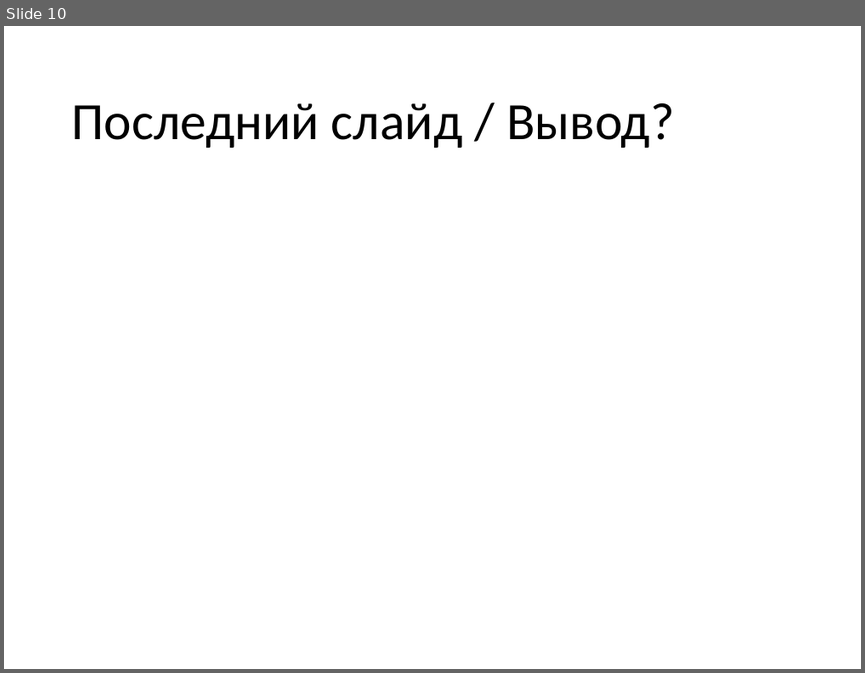
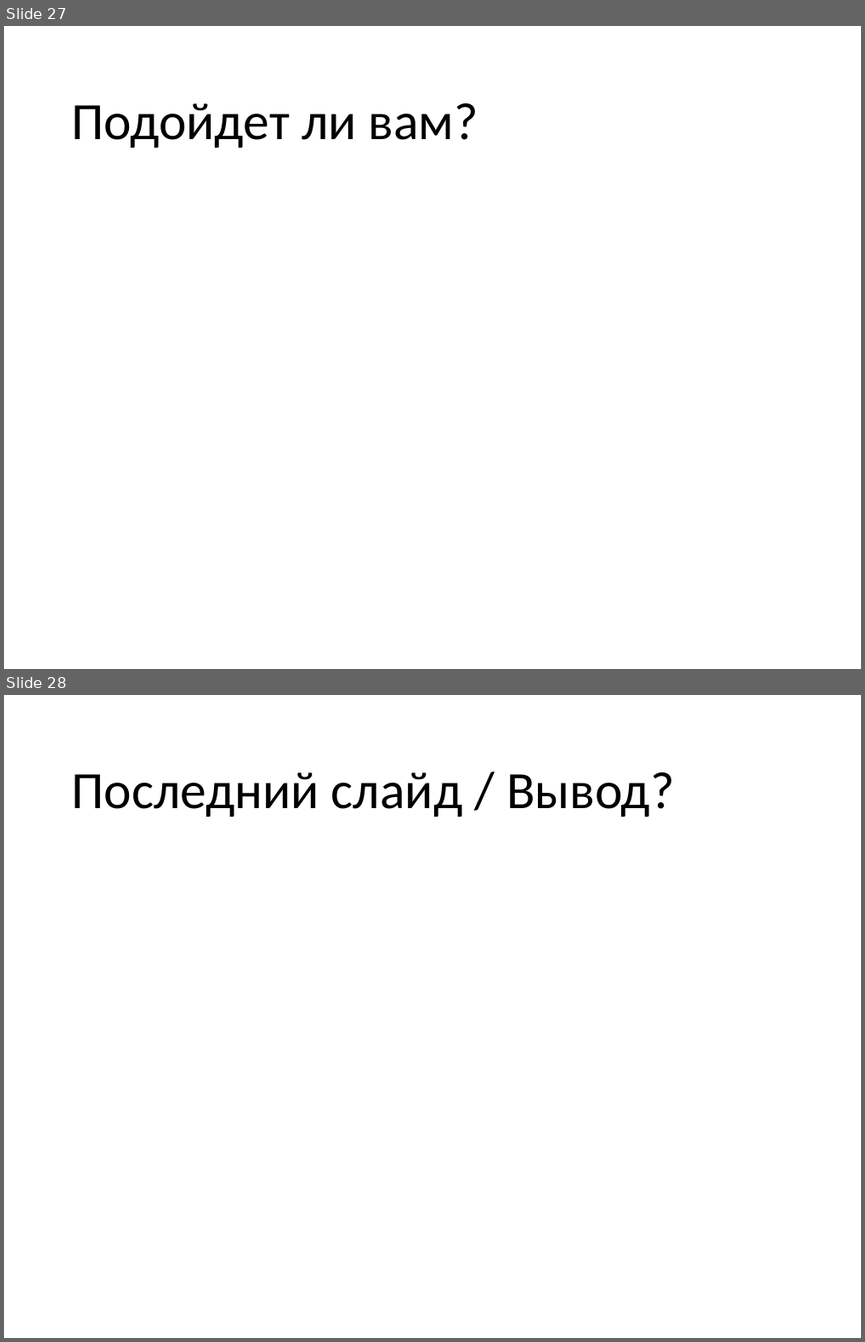
Before and after one commit to vitali-kviatkouski/personal, a slide deck: epamkids/EPAMKids.pptx. Shown one above the other, each under a label of ours: slide 10 before the commit, slides 27 and 28 after it. The pictures are 865x673 and 865x1342 pixels, drawn with LibreOffice and Linux fonts; fonts in the diff are those of the drawing. Boxes give left, top, right and bottom in pixels: in the first picture for what was removed or moved away, otherwise in the second. Text is boxed around its words. In the diff, an @@ line names an element or a change of style, - is before the commit and + after.

```diff
--- a/epamkids/EPAMKids.pptx
+++ b/epamkids/EPAMKids.pptx
@@ slide 27 added at [4,26,861,669], background #FFFFFF @@
@@ title added at [71,103,478,148], 44 pt, text #000000 @@
+Подойдет ли вам?
@@ what was slide 10 is now slide 28 @@
```
Also in this commit, not shown: 3 slides changed, 18 other slides added, 1 slide removed.
